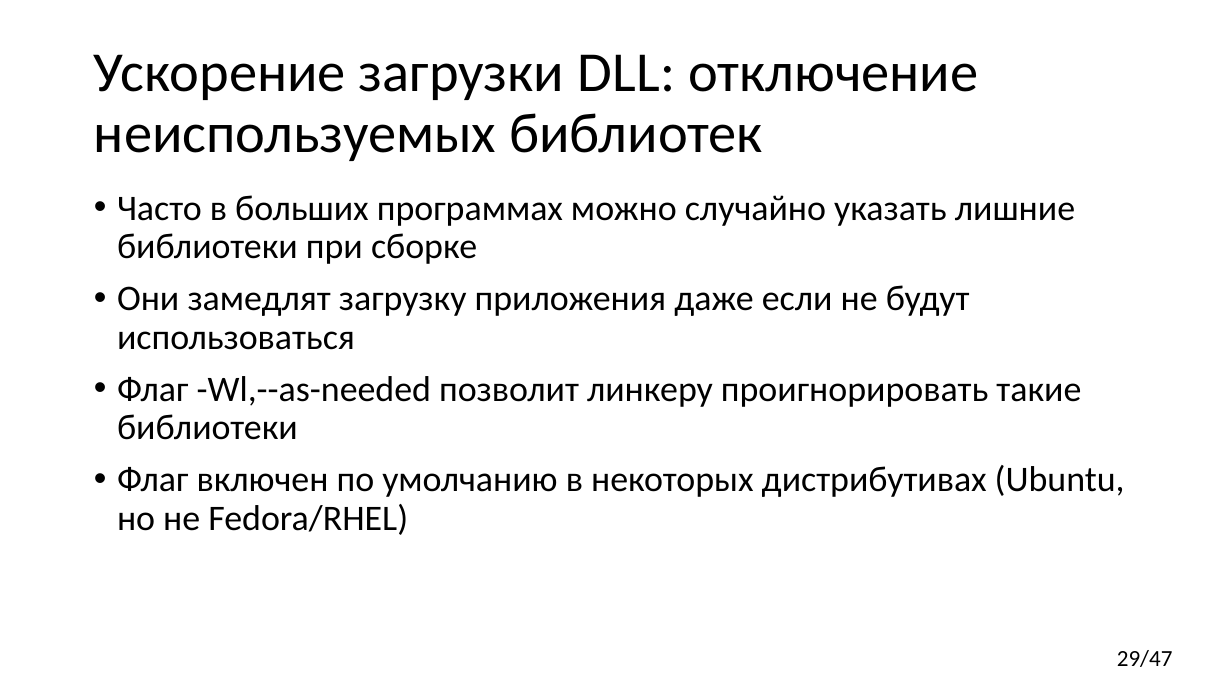
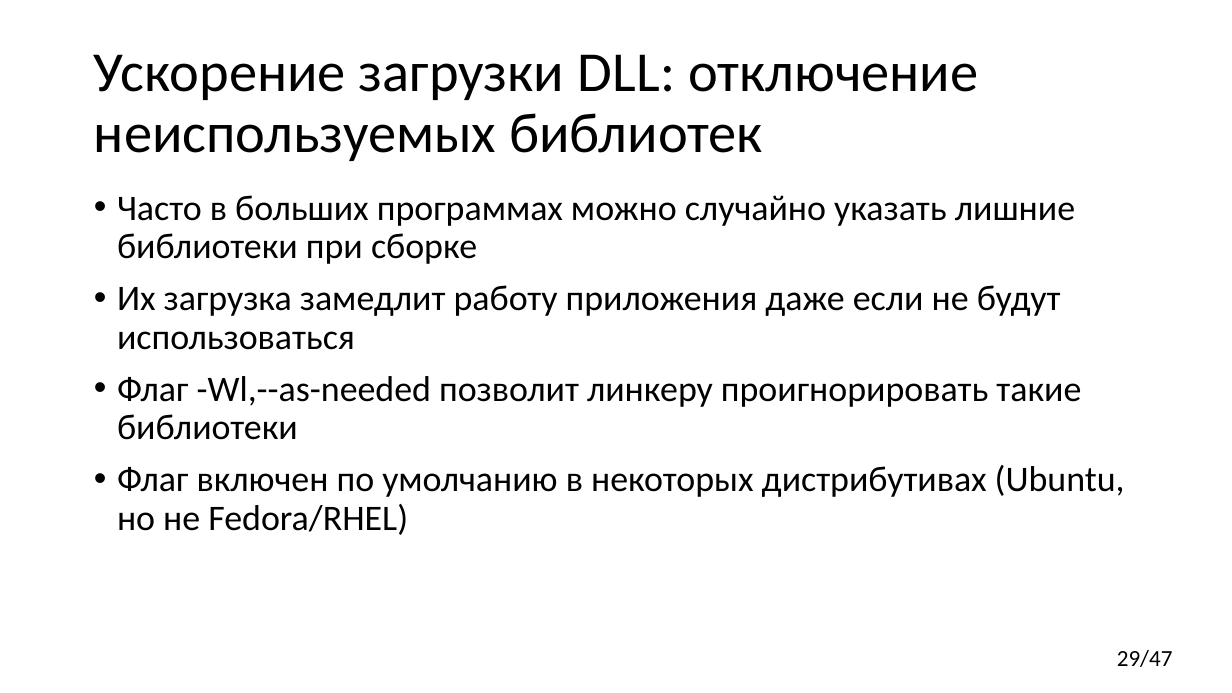
Before and after one commit to yugr/CppRussia, a slide deck: slide 29 of 2024/RU.pptx. Drawn at 1232x693 pixels with LibreOffice and Linux fonts; fonts in the diff are those of the drawing. Boxes give left, top, right and bottom in pixels: in the first picture for what was removed or moved away, otherwise in the second. Text is boxed around its words. In the diff, an @@ line names an element or a change of style, - is before the commit and + after.

```diff
--- a/2024/RU.pptx
+++ b/2024/RU.pptx
@@ text at box(117, 285, 1061, 350): text changed @@
-• Они замедлят загрузку приложения даже если не будут использоваться
+• Их загрузка замедлит работу приложения даже если не будут использоваться
```
Also in this commit, not shown: 9 other slides changed, 1 slide added.
